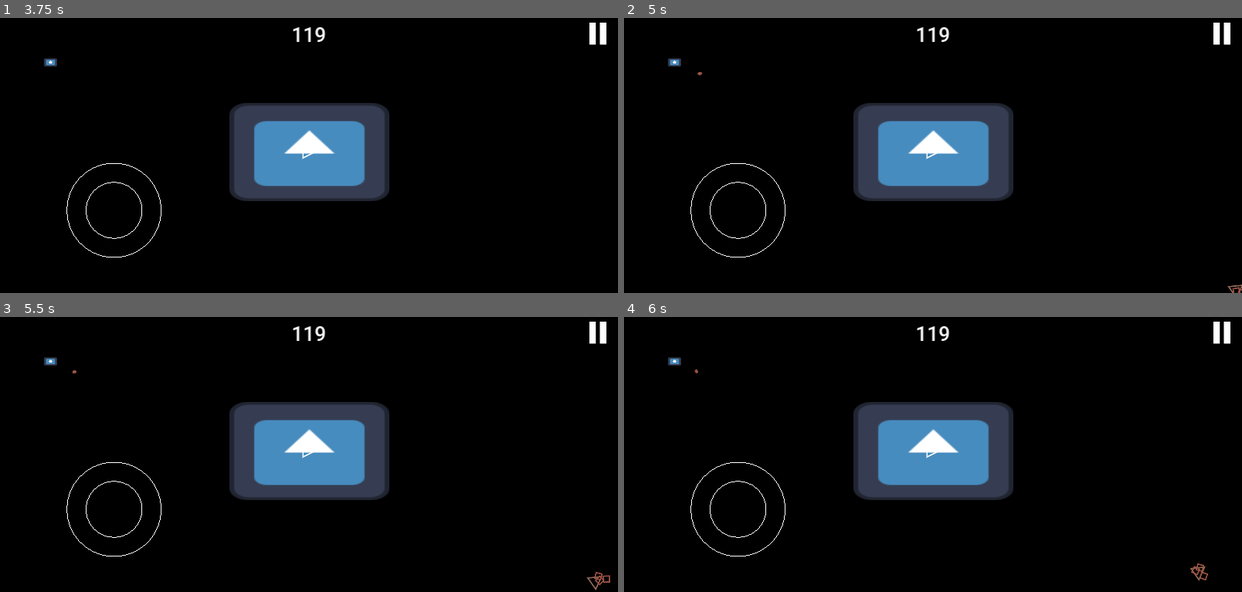
Above: before the commit, frames 1-4 (two rows, left to right).
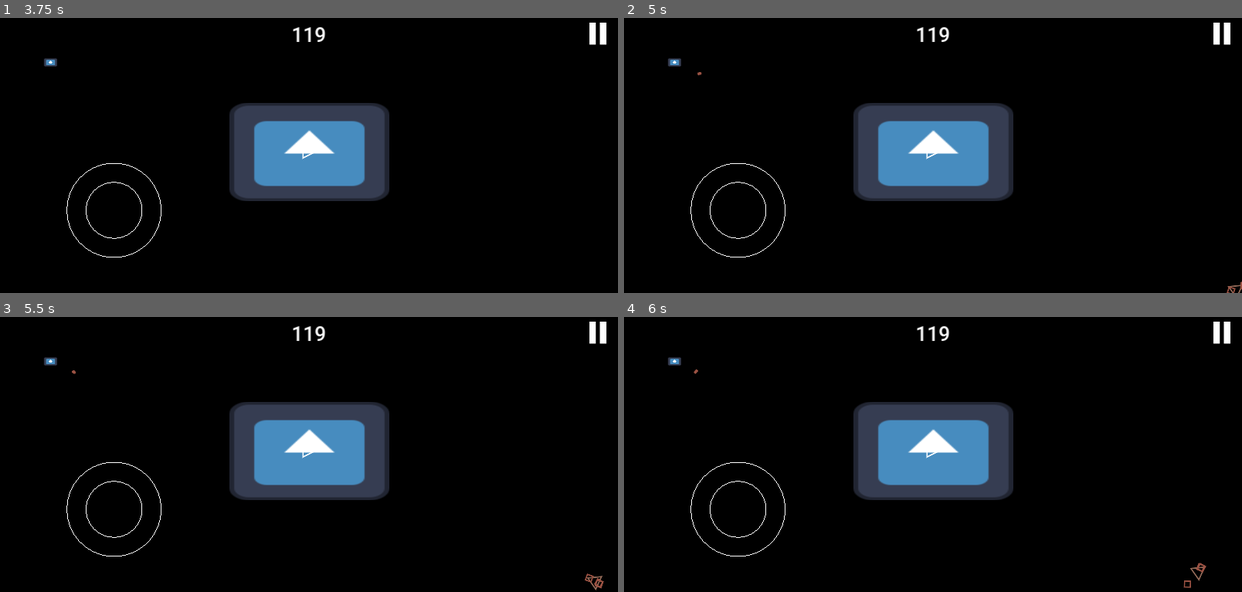
Above: after the commit, the same moments.

Repository: Ryu204/name-later
Game: Godot game, scene res://Layouts/index.tscn
The game is run twice, just before and just after one commit, with the same random seed, the same clock (stepped at 60 frames per second) and the same inputs. The engine's default icon, where the game draws it, is replaced by a stand-in: a white triangle on a blue panel in a dark square.
Inputs (mouse positions are in pixels of both pictures, inside the frame that each line leads up to):
- Up to frame 1 (3.75 s): click "Play" at 0.5 s; click (599, 34) at 1.25 s; click (309, 152) at 2 s; tap Enter at 2.75 s; move the mouse to (444, 139) at 2.77 s; click (444, 139) at 2.92 s; tap Space at 3.5 s; move the mouse to (185, 166) at 3.52 s; click (185, 166) at 3.67 s
- Up to frame 2 (5 s): tap Enter at 4.25 s; move the mouse to (994, 89) at 4.27 s; click (994, 89) at 4.42 s
- Up to frame 3 (5.5 s): move the mouse to (278, 506) at 5.02 s; click (278, 506) at 5.17 s
- Up to frame 4 (6 s): move the mouse to (1118, 493) at 5.77 s; click (1118, 493) at 5.92 s

Frame 1 is identical in both runs. In frame 2, less than 0.1% of the frame differs, in the area x 11-100%, y 19-100%; in frame 3, less than 0.1%, in the area x 11-99%, y 19-99%; in frame 4, less than 0.1%.

Commit message:
feat: mothership drones revenge

Diff:
--- a/Components/Enemies/mothership.gd
+++ b/Components/Enemies/mothership.gd
@@ -6,6 +6,9 @@
 @export var height = 30.0
 @export var width = 50.0
 
+@onready var _drones = $MothershipDrones
+var _drones_holder: Node
+
 func _ready() -> void:
 	super()
 	shape.set_vertices(PackedVector2Array([
@@ -13,6 +16,10 @@
 		Vector2(0, -height / 2),
 		Vector2(width / 2, height / 2)
 	]))
+	_drones.initialize(_drones_holder)
 
-func update(delta: float, player_pos: Vector2, _player_vel: Vector2) -> void:
+func initialize(drones_holder: Node) -> void:
+	_drones_holder = drones_holder
+
+func update(_delta: float, player_pos: Vector2, _player_vel: Vector2) -> void:
 	shape.control_direction = player_pos - shape.global_position
--- a/Components/Enemies/mothership_drones.gd
+++ b/Components/Enemies/mothership_drones.gd
@@ -9,13 +9,22 @@
 @export var spacing_per_width: float
 @export_group('Stats')
 @export var base_ratio: float = 1.0
+@export var victim_search_radius = 100.0
+
+var _released = false
+var _victims: Array[Shape] = []
+var _drones_holder: Node
+@onready var _detector = $_Detector
+@onready var _detector_shape = $_Detector/CollisionShape2D
 
 func _ready() -> void:
+	_init_search_detector()
+	mothership.destroyed.connect(_attack_mothership_enemy)
 	for child in get_children():
 		if not child is Shape:
 			continue
 		var shape = child as Shape
-		MothershipDrones._toggle_collision(shape, false)
+
 		shape.set_vertices(PackedVector2Array([
 			Vector2(-width / 2, height / 2),
 			Vector2(width / 2, height / 2),
@@ -25,26 +34,68 @@
 		shape.force = mothership.force * base_ratio
 		shape.turn_strength = mothership.turn_strength * base_ratio * 2.0
 		shape.damping = mothership.damping * base_ratio
+		MothershipDrones._toggle_collision(shape, false)
+		shape.destroyed.connect(_self_destruct_if_empty)
 
-	var left = get_child(0) as Shape
-	var mid = get_child(1) as Shape
-	var right = get_child(2) as Shape
-	left.position += Vector2.LEFT * (spacing_per_width * width)
-	right.position += Vector2.RIGHT * (spacing_per_width * width)
-	mid.position += Vector2.UP * 0.2 * height
+func _init_search_detector() -> void:
+	remove_child(_detector)
+	add_child(_detector, false, Node.INTERNAL_MODE_BACK)
+	(_detector_shape.shape as CircleShape2D).radius = victim_search_radius
+
+func initialize(drones_holder: Node) -> void:
+	_drones_holder = drones_holder
 
 static func _toggle_collision(shape: Shape, enable: bool = false) -> void:
-	assert(not enable, 'unimplemented')
 	if enable:
-		pass
+		shape.collision_layer = 1
+		shape.collision_mask = 1
 	else:
 		shape.collision_layer = 0
 		shape.collision_mask = 0
 
 func _physics_process(_delta: float) -> void:
+	if not _released:
+		_detector.global_position = mothership.global_position
+		for child in get_children():
+			var shape = child as Shape
+			var distance = mothership.global_position - shape.global_position
+			var length = distance.length()
+			var noise = 0.0 if length > 20.0 else min(20.0 / length, PI / 5.0)
+			shape.control_direction = distance.rotated(noise)
+	else:
+		if not _victims.is_empty():
+			var victim = _victims.back()
+			if not is_instance_valid(victim):
+				_victims.pop_back()
+				return
+			assert(is_instance_valid(victim))
+			for child in get_children():
+				var shape = child as Shape
+				shape.control_direction = victim.global_position - shape.global_position
+
+func _self_destruct_if_empty() -> void:
+	if get_children().is_empty():
+		queue_free()
+
+func _attack_mothership_enemy() -> void:
+	_unleash_drones(_get_closest_shape())
+
+func _get_closest_shape() -> Array[Shape]:
+	if not _detector.has_overlapping_bodies():
+		return []
+	var candidates: Array[Node2D] = _detector.get_overlapping_bodies()
+	var res: Array[Shape] = []
+	for i in candidates:
+		res.push_back(i as Shape)
+	return res
+
+
+func _unleash_drones(victims: Array[Shape]) -> void:
+	_victims = victims
+	for victim in _victims:
+		victim.destroyed.connect(func(): self._victims.erase(victim))
 	for child in get_children():
-		var shape = child as Shape
-		var distance = mothership.global_position - shape.global_position
-		var length = distance.length()
-		var noise = 0.0 if length > 20.0 else min(20.0 / length, PI / 5.0)
-		shape.control_direction = distance.rotated(noise)
+		_toggle_collision(child as Shape, true)
+	reparent(_drones_holder)
+	remove_child(_detector)
+	_released = true
--- a/Components/Enemies/mothership_drones.tscn
+++ b/Components/Enemies/mothership_drones.tscn
@@ -1,7 +1,10 @@
-[gd_scene load_steps=3 format=3 uid="uid://p7vaff2uutdj"]
+[gd_scene load_steps=4 format=3 uid="uid://p7vaff2uutdj"]
 
 [ext_resource type="Script" path="res://Components/Enemies/mothership_drones.gd" id="1_qtfgt"]
 [ext_resource type="PackedScene" uid="uid://cfj21agyf0b47" path="res://Components/shape.tscn" id="2_o4u85"]
+
+[sub_resource type="CircleShape2D" id="CircleShape2D_faqx0"]
+radius = 26.6833
 
 [node name="MothershipDrones" type="Node2D"]
 script = ExtResource("1_qtfgt")
@@ -9,6 +12,7 @@
 height = 15.0
 spacing_per_width = 2.0
 base_ratio = 1.1
+victim_search_radius = 300.0
 
 [node name="Drone1" parent="." instance=ExtResource("2_o4u85")]
 color = Color(0.607843, 0.321569, 0.262745, 1)
@@ -23,3 +27,8 @@
 [node name="Drone3" parent="." instance=ExtResource("2_o4u85")]
 position = Vector2(-3, 0)
 color = Color(0.607843, 0.321569, 0.262745, 1)
+
+[node name="_Detector" type="Area2D" parent="."]
+
+[node name="CollisionShape2D" type="CollisionShape2D" parent="_Detector"]
+shape = SubResource("CircleShape2D_faqx0")
--- a/Components/Manager/enemy_manager.gd
+++ b/Components/Manager/enemy_manager.gd
@@ -17,7 +17,7 @@
 	)
 
 	spawnables_holder = _spawnables_holder
-	prespawn.connect(_check_and_initialize_drone_leader)
+	prespawn.connect(_initialize_drone_classes)
 
 	add_spawnable(preload(Constants.SCENE_CAR))
 	add_spawnable(preload(Constants.SCENE_BIKE))
@@ -38,7 +38,7 @@
 		assert(child is Enemy, 'Must be subtype of enemy')
 		child.update(delta, player_pos, player_vel)
 
-func _check_and_initialize_drone_leader(node: Node) -> void:
-	if node is Drone:
-		var drone = node as Drone
-		drone.initialize(_drone_holders)
+func _initialize_drone_classes(node: Node) -> void:
+	var is_drone_class = node is Drone or node is Mothership
+	if is_drone_class:
+		node.initialize(_drone_holders)
